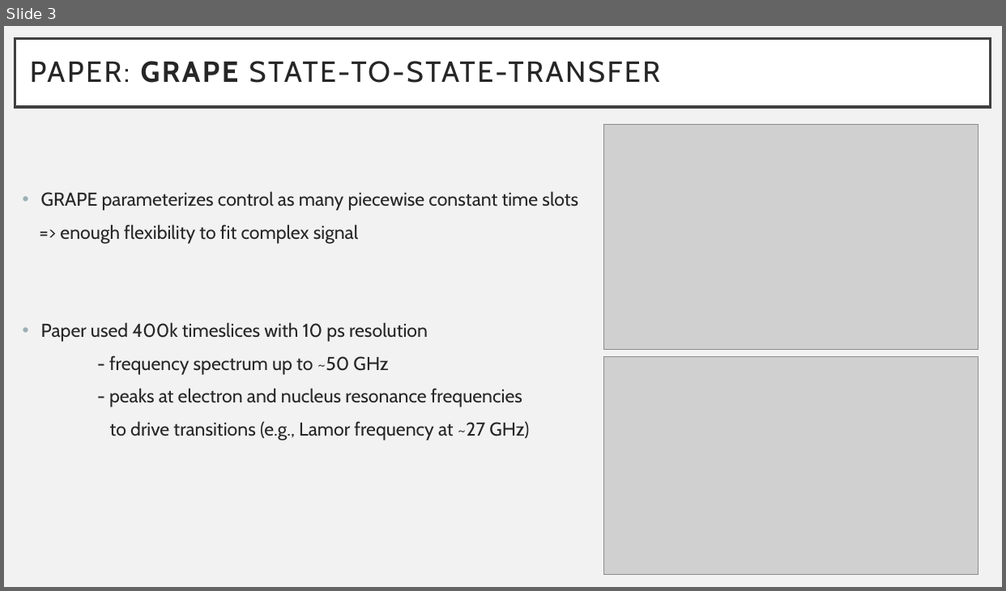
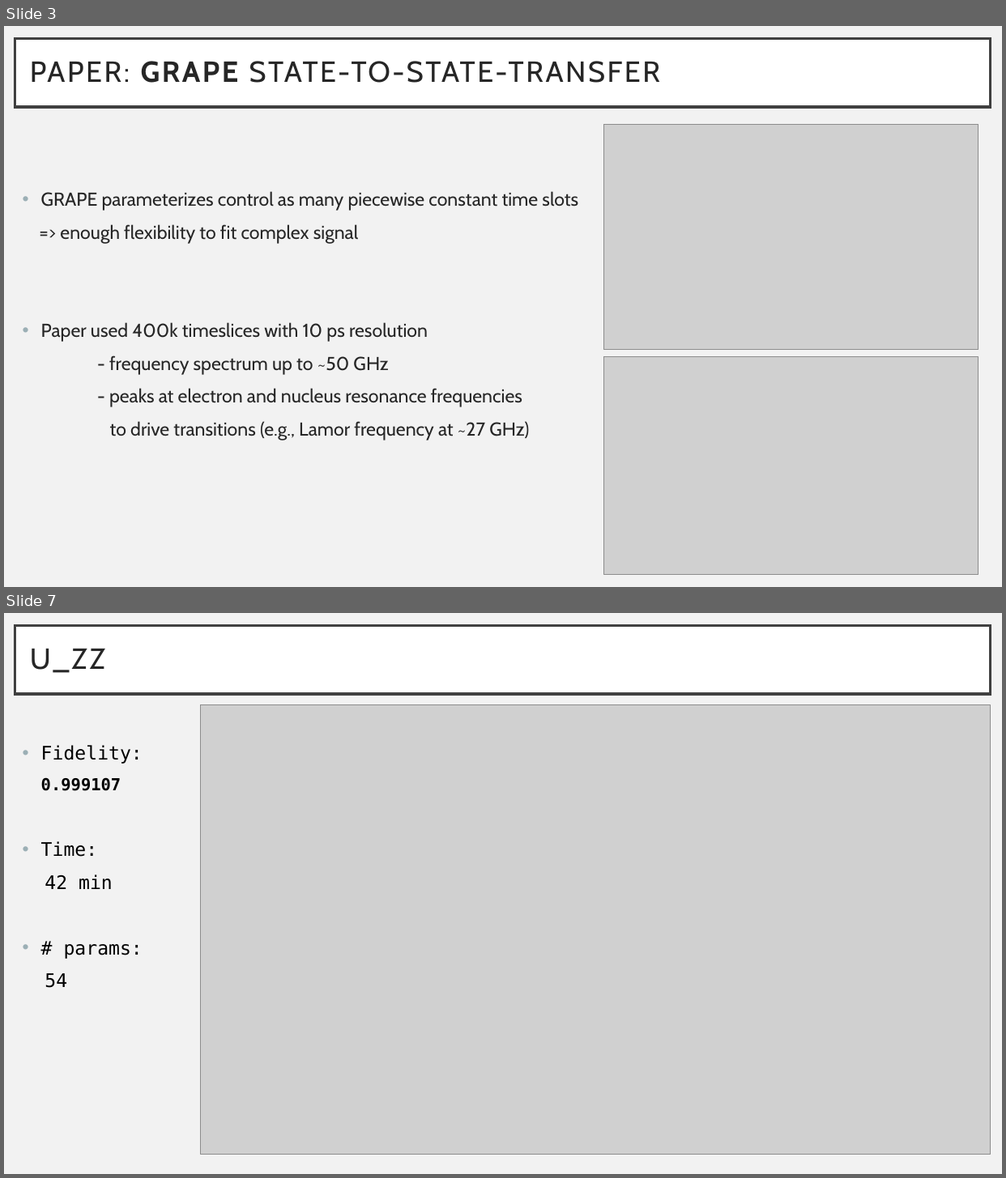
Before and after one commit to johnkrs/GOAT_UXX, a slide deck: GOAT_results.pptx. Shown one above the other, each under a label of ours: slide 3 before the commit, slides 3 and 7 after it; the slides between them are not shown. The pictures are 1006x591 and 1006x1178 pixels, drawn with LibreOffice and Linux fonts; fonts in the diff are those of the drawing; grey boxes stand for pictures. Boxes give left, top, right and bottom in pixels: in the first picture for what was removed or moved away, otherwise in the second. Text is boxed around its words. In the diff, an @@ line names an element or a change of style, - is before the commit and + after.

```diff
--- a/GOAT_results.pptx
+++ b/GOAT_results.pptx
@@ slide 7 added at [4, 613, 1002, 1174], background #F2F2F2 @@
@@ title added at [15, 626, 991, 694], fill #FFFFFF, outline #404040 2.5 pt, 28 pt, text #262626 @@
+U_ZZ
@@ picture added at [200, 705, 991, 1155] @@
@@ text added at [41, 745, 143, 988], 18 pt, text #000000 @@
+• Fidelity:
+  0.999107
+• Time:
+42 min
+• # params:
+54
```
Also in this commit, not shown: 2 slides changed, 10 other slides added, 1 other file.
